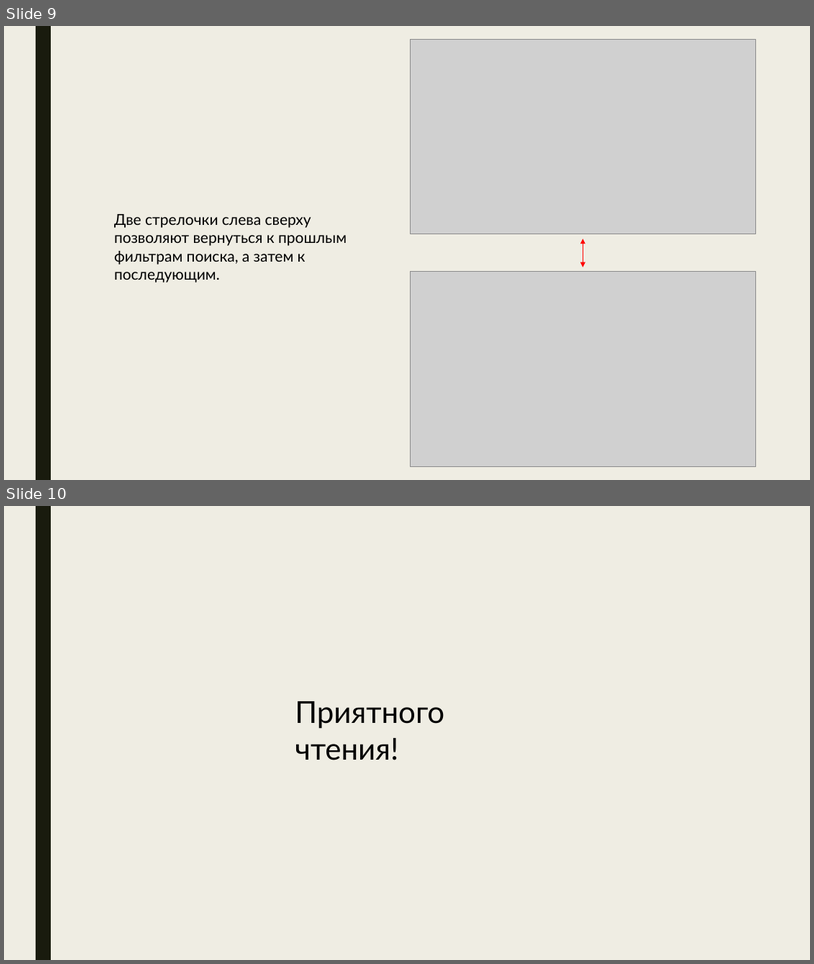
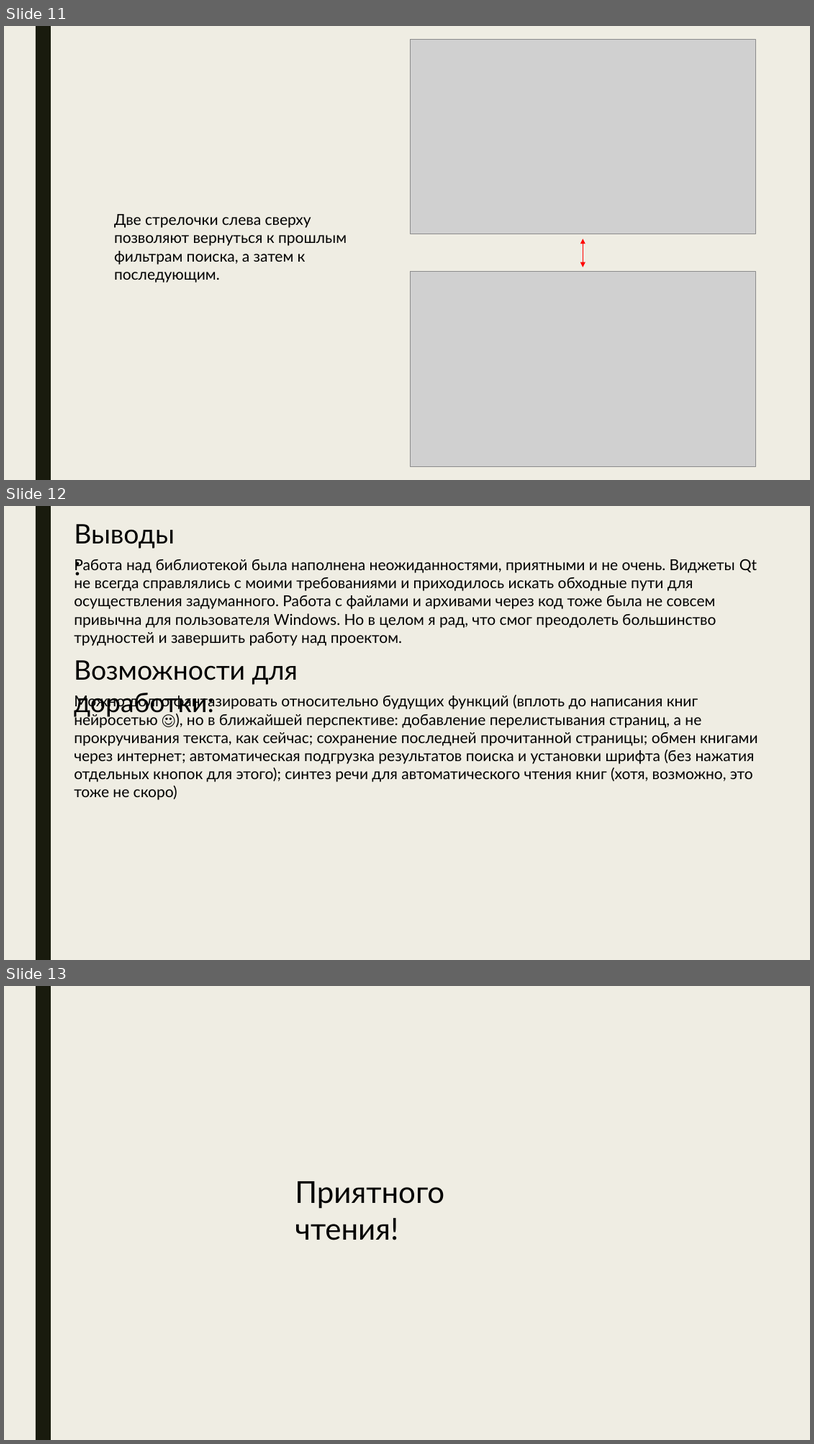
Before and after one commit to StartsevEgor/Library, a slide deck: Библиотека.pptx. Shown one above the other, each under a label of ours: slides 9 and 10 before the commit, slides 11, 12 and 13 after it. The pictures are 814x964 and 814x1444 pixels, drawn with LibreOffice and Linux fonts; fonts in the diff are those of the drawing; grey boxes stand for pictures. Boxes give left, top, right and bottom in pixels: in the first picture for what was removed or moved away, otherwise in the second. Text is boxed around its words. In the diff, an @@ line names an element or a change of style, - is before the commit and + after.

```diff
--- a/Библиотека.pptx
+++ b/Библиотека.pptx
@@ slide 12 added at (4,506,810,960), background #EFEDE3; not listed: 1 template element that a slide beside it also shows @@
@@ text added at (74,524,175,548), 32 pt, text #000000 @@
+Выводы:
@@ text added at (74,559,757,646), 18 pt, text #000000 @@
+Работа над библиотекой была наполнена неожиданностями, приятными и не очень. Виджеты Qt не всегда справлялись с моими требованиями и приходилось искать обходные пути для осуществления задуманного. Работа с файлами и архивами через код тоже была не совсем привычна для пользователя Windows. Но в целом я рад, что смог преодолеть большинство трудностей и завершить работу над проектом.
@@ text added at (74,660,298,718), 32 pt, text #000000 @@
+Возможности для доработки:
@@ text added at (74,693,759,782), 18 pt, text #000000 @@
+Можно долго фантазировать относительно будущих функций (вплоть до написания книг нейросетью ☺), но в ближайшей перспективе: добавление перелистывания страниц, а не прокручивания текста, как сейчас; сохранение последней прочитанной страницы; обмен книгами через интернет; автоматическая подгрузка результатов поиска и установки шрифта (без нажатия отдельных кнопок для этого); синтез речи для автоматического чтения книг (хотя, возможно, это тоже не скоро)
@@ what was slide 9 is now slide 11 @@
@@ what was slide 10 is now slide 13 @@
```
Also in this commit, not shown: 1 slide changed, 2 other slides added, 10 other files.
